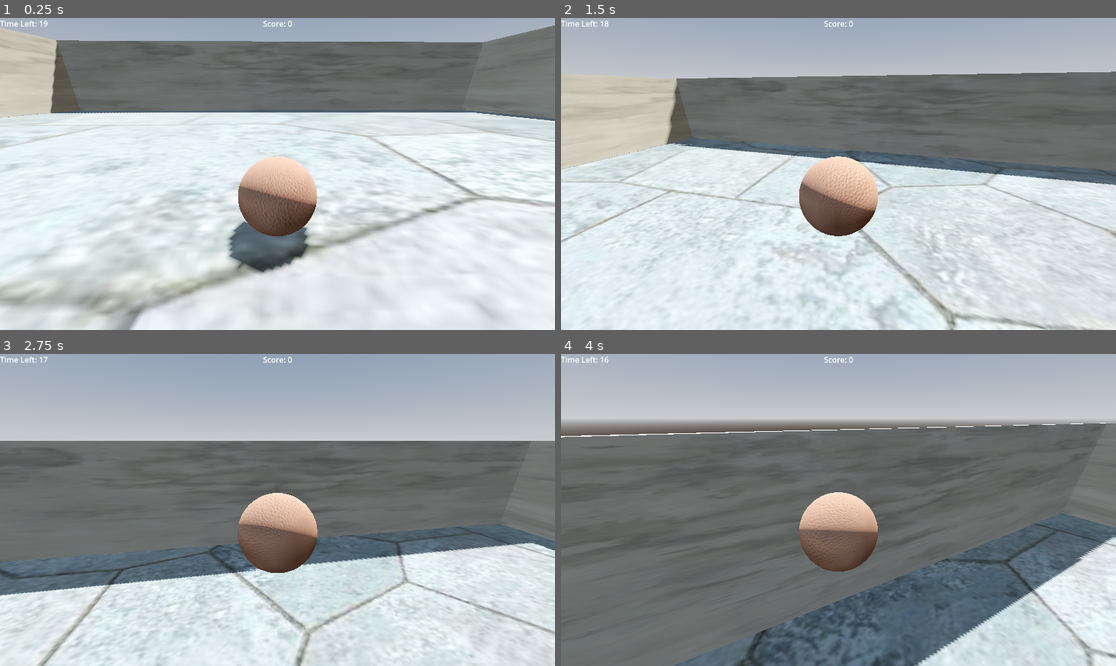
Above: before the commit, frames 1-4 (two rows, left to right).
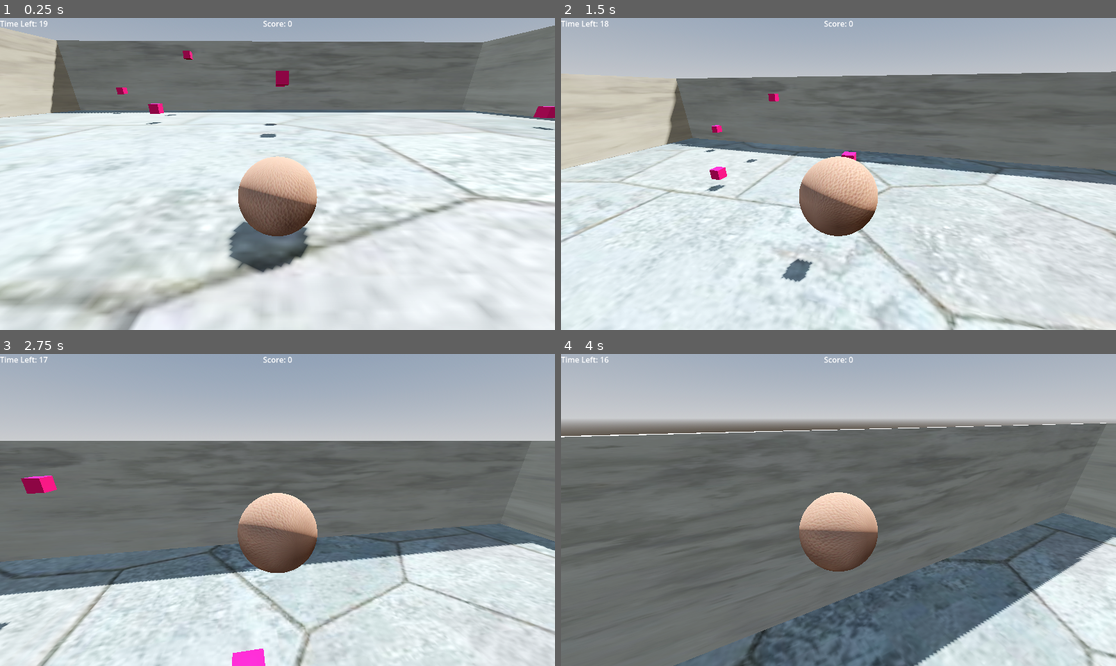
Above: after the commit, the same moments.

Repository: jasperayawan/RollABall-game
Game: Godot game, scene res://Main/main.tscn
The game is run twice, just before and just after one commit, with the same random seed, the same clock (stepped at 60 frames per second) and the same inputs.
Inputs (mouse positions are in pixels of both pictures, inside the frame that each line leads up to):
- Up to frame 1 (0.25 s): no input
- Up to frame 2 (1.5 s): tap Enter at 0.5 s; move the mouse to (866, 174) at 0.52 s; hold W (move_forward) from 0.53 s (still down); tap Space (jump) at 0.6, 0.77, 1.07 s; move the mouse to (810, 174) at 1.27 s; tap Shift (sprint) at 1.35 s
- Up to frame 3 (2.75 s): keep holding W (move_forward); tap Space (jump) at 1.52, 1.55, 1.82, 2.1 s; move the mouse to (288, 503) at 2.02 s
- Up to frame 4 (4 s): keep holding W (move_forward); move the mouse to (832, 516) at 2.77 s; tap Shift (sprint) at 2.85 s; tap Space (jump) at 3.02, 3.05, 3.32, 3.6, 3.77 s; move the mouse to (877, 513) at 3.52 s

The runs differ from the first frame. In frame 1, 0.5% of the frame differs, in the area x 20-100%, y 10-39%; in frame 2, 0.6%; in frame 3, 0.6%, in the area x 0-48%, y 38-100%; in frame 4, nothing differs.

Commit message:
Added more boxes

Diff:
--- a/Main/main.tscn
+++ b/Main/main.tscn
@@ -85,4 +85,28 @@
 [node name="Box5" parent="Boxes" instance=ExtResource("4_k3v36")]
 transform = Transform3D(1, 0, 0, 0, 1, 0, 0, 0, 1, -5.06731, 1.72411, 12.9385)
 
+[node name="Box7" parent="Boxes" instance=ExtResource("4_k3v36")]
+transform = Transform3D(1, 0, 0, 0, 1, 0, 0, 0, 1, -17.225, 2.66964, 10.0142)
+
+[node name="Box8" parent="Boxes" instance=ExtResource("4_k3v36")]
+transform = Transform3D(1, 0, 0, 0, 1, 0, 0, 0, 1, -13.1421, 1.86557, 17.2161)
+
+[node name="Box9" parent="Boxes" instance=ExtResource("4_k3v36")]
+transform = Transform3D(1, 0, 0, 0, 1, 0, 0, 0, 1, -13.1421, 1.86557, -16.9012)
+
+[node name="Box10" parent="Boxes" instance=ExtResource("4_k3v36")]
+transform = Transform3D(1, 0, 0, 0, 1, 0, 0, 0, 1, -7.05284, 4.55514, -16.9012)
+
+[node name="Box11" parent="Boxes" instance=ExtResource("4_k3v36")]
+transform = Transform3D(1, 0, 0, 0, 1, 0, 0, 0, 1, -7.05284, 0.847239, -10.5135)
+
+[node name="Box12" parent="Boxes" instance=ExtResource("4_k3v36")]
+transform = Transform3D(1, 0, 0, 0, 1, 0, 0, 0, 1, 0.336915, 2.32108, -10.5135)
+
+[node name="Box13" parent="Boxes" instance=ExtResource("4_k3v36")]
+transform = Transform3D(1, 0, 0, 0, 1, 0, 0, 0, 1, 0.336915, 2.32108, -7.45962)
+
+[node name="Box14" parent="Boxes" instance=ExtResource("4_k3v36")]
+transform = Transform3D(1, 0, 0, 0, 1, 0, 0, 0, 1, 13.8687, 0.812066, -8.20098)
+
 [node name="UI" parent="." instance=ExtResource("5_k3v36")]
--- a/Pickup/box.tscn
+++ b/Pickup/box.tscn
@@ -7,7 +7,7 @@
 [sub_resource type="BoxMesh" id="BoxMesh_3dmye"]
 
 [sub_resource type="StandardMaterial3D" id="StandardMaterial3D_kmh6k"]
-albedo_color = Color(0.427608, 0.36718, 0.145293, 1)
+albedo_color = Color(0.955861, 0, 0.421535, 1)
 
 [node name="Box" type="Area3D"]
 script = ExtResource("1_kmh6k")
--- a/Player/player.gd
+++ b/Player/player.gd
@@ -64,7 +64,7 @@
 		else:
 			velocity.y -= fall_gravity * delta
 
-func jump(delta: float) -> void:
+func jump(_delta: float) -> void:
 	if Input.is_action_just_pressed("jump"):
 		if is_on_floor():
 			# First jump when on the floor
@@ -91,6 +91,6 @@
 			# Rotate the ball around the correct axis
 			ball_mesh.rotate_object_local(rotation_axis, rotation_amount)
 
-func _unhandled_key_input(event: InputEvent) -> void:
+func _unhandled_key_input(_event: InputEvent) -> void:
 	if Input.is_action_pressed("ui_cancel"):
 		Input.set_mouse_mode(Input.MOUSE_MODE_VISIBLE)
--- a/UI/ui.gd
+++ b/UI/ui.gd
@@ -16,12 +16,11 @@
 	restart_button.visible = false
 	timer_label.visible = true
 	restart_button.pressed.connect(restart_game)
-	loss_timer.timeout.connect(_on_loss_timer_timeout)
 	loss_timer.start()
 	total_pickups = get_tree().get_nodes_in_group("Pickups").size()
 	update_score()
 
-func _process(delta):
+func _process(_delta):
 	var time_left = int(loss_timer.time_left)
 	timer_label.text = "Time Left: %d" % time_left
 
